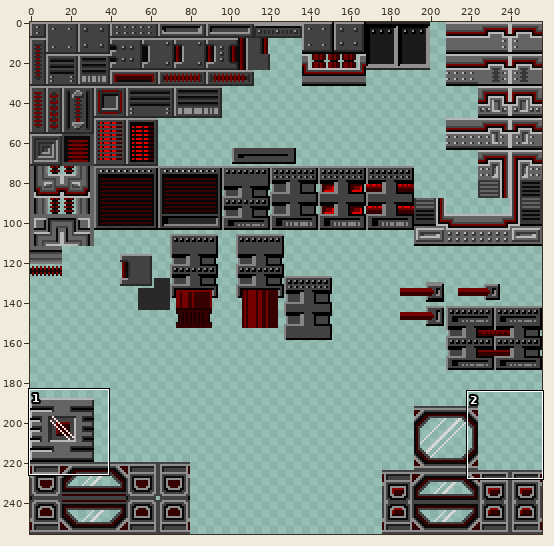
A sprite sheet gets an edit: resources/spritesheets/tiles/testtiles8.png. Above, an overview of the earlier version with the close-up marked.
Close-up. First the earlier version:
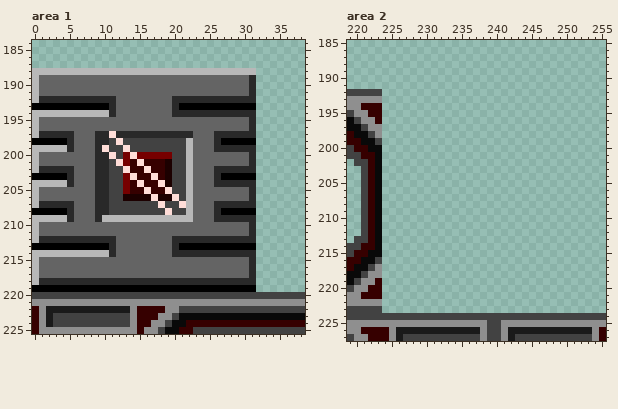
The file is 256x256 pixels. Colours within 5 levels of each other are drawn and written as one. Shown: area 1: x 0..38, y 184..225; area 2: x 219..255, y 185..227.
The same view after the edit:
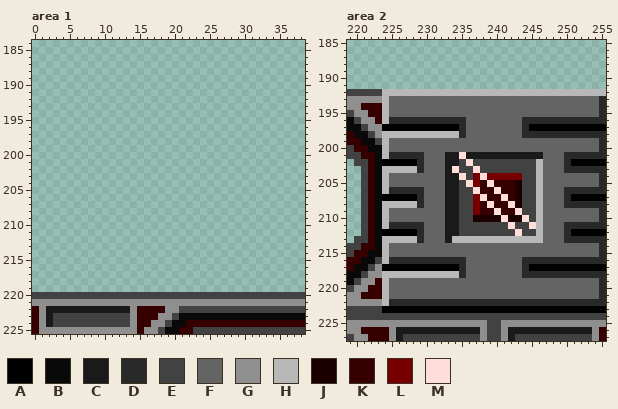
Palette (. is transparent): A #000000  B #090909  C #1a1a1a  D #292929  E #424242  F #646464  G #8f8f8f  H #b8b8b8  J #1c0000  K #360000  L #760000  M #ffddd8
What changed:
Changed rows in their new state; - is an unchanged pixel.
Area 1:
first column x 0:
188 ................................
189 ................................
190 ................................
191 ................................
192 ................................
193 ................................
194 ................................
195 ................................
196 ................................
197 ................................
198 ................................
199 ................................
200 ................................
201 ................................
202 ................................
203 ................................
204 ................................
205 ................................
206 ................................
207 ................................
208 ................................
209 ................................
210 ................................
211 ................................
212 ................................
213 ................................
214 ................................
215 ................................
216 ................................
217 ................................
218 ................................
219 ................................
Area 2:
first column x 224:
192 HHHHHHHHHHHHHHHHHHHHHHHHHHHHHHHH
193 HFFFFFFFFFFFFFFFFFFFFFFFFFFFFFFD
194 HFFFFFFFFFFFFFFFFFFFFFFFFFFFFFFD
195 HFFFFFFFFFFFFFFFFFFFFFFFFFFFFFFD
196 HDDDDDDDDDDDFFFFFFFFDDDDDDDDDDDD
197 AAAAAAAAAAADFFFFFFFFDAAAAAAAAAAA
198 HHHHHHHHHHHDFFFFFFFFDDDDDDDDDDDD
199 HFFFFFFFFFFFFFFFFFFFFFFFFFFFFFFD
200 HFFFFFFFFFFFFFFFFFFFFFFFFFFFFFFD
201 HDDDDDFFFCCMCCCCCCCCCCCFFFDDDDDD
202 AAAAADFFFCCEMEEEEEEEEEHFFFDAAAAA
203 HHHHHDFFFCMEEMEEEEEEEEHFFFDDDDDD
204 HFFFFFFFFCCMELMLLLLLEEHFFFFFFFFD
205 HFFFFFFFFCCEMLKMKKKJEEHFFFFFFFFD
206 HDDDDDFFFCCEEMKKMKKJEEHFFFDDDDDD
207 AAAAADFFFCCEELMKKMKJEEHFFFDAAAAA
208 HHHHHDFFFCCEELKMKKMJEEHFFFDDDDDD
209 HFFFFFFFFCCEELKKMKKMEEHFFFFFFFFD
210 HFFFFFFFFCCEEJJJJMJJMEHFFFFFFFFD
211 HDDDDDFFFCCEEEEEEEMEEMHFFFDDDDDD
212 AAAAADFFFCCEEEEEEEEMEEHFFFDAAAAA
213 HHHHHDFFFCHHHHHHHHHHHHHFFFDDDDDD
214 HFFFFFFFFFFFFFFFFFFFFFFFFFFFFFFD
215 HFFFFFFFFFFFFFFFFFFFFFFFFFFFFFFD
216 HDDDDDDDDDDDFFFFFFFFDDDDDDDDDDDD
217 AAAAAAAAAAADFFFFFFFFDAAAAAAAAAAA
218 HHHHHHHHHHHDFFFFFFFFDDDDDDDDDDDD
219 HFFFFFFFFFFFFFFFFFFFFFFFFFFFFFFD
220 HFFFFFFFFFFFFFFFFFFFFFFFFFFFFFFD
221 HFFFFFFFFFFFFFFFFFFFFFFFFFFFFFFD
222 HDDDDDDDDDDDDDDDDDDDDDDDDDDDDDDD
223 AAAAAAAAAAAAAAAAAAAAAAAAAAAAAAAA
Boxes around the changes in both close-ups, in picture pixels (x1, y1, x2, y2):
erased: (32, 68, 256, 292)
added: (382, 89, 606, 313)
